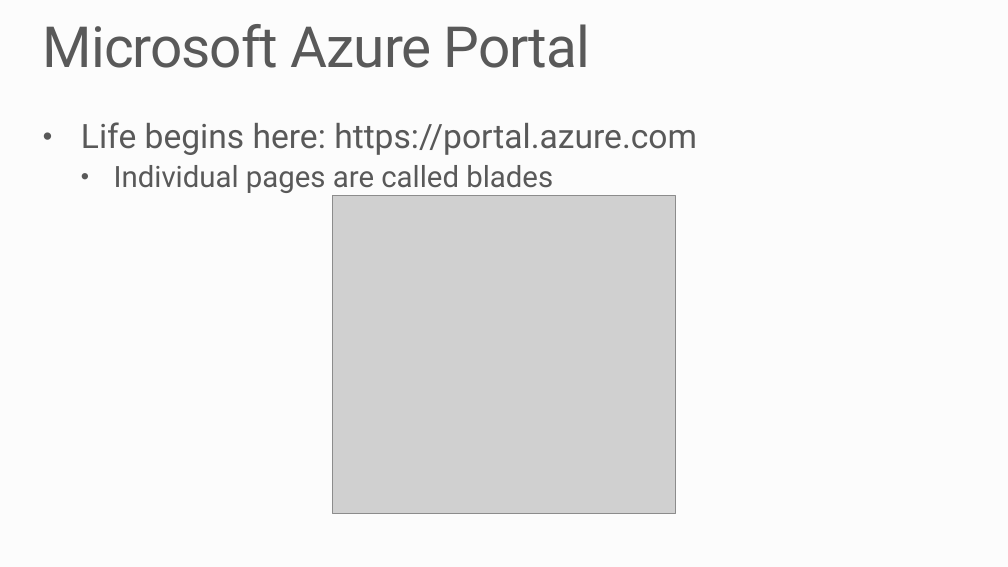
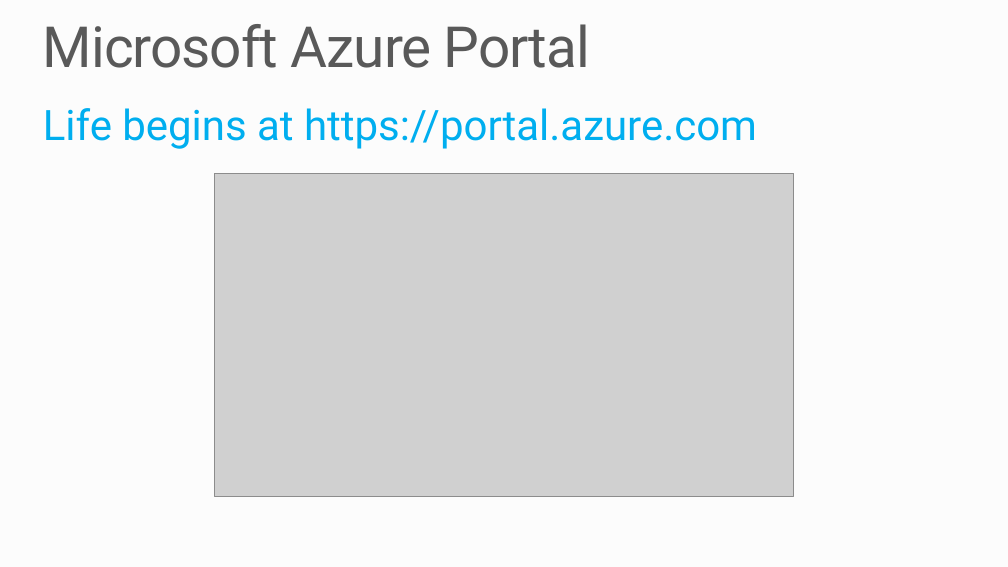
Before and after one commit to MSRConnections/Azure-training-course, a slide deck: slide 15 of Content/Introduction/Azure Overview.pptx. Drawn at 1008x567 pixels with LibreOffice and Linux fonts; fonts in the diff are those of the drawing; grey boxes stand for pictures; background and template pictures are left out. Boxes give left, top, right and bottom in pixels: in the first picture for what was removed or moved away, otherwise in the second. Text is boxed around its words. In the diff, an @@ line names an element or a change of style, - is before the commit and + after.

```diff
--- a/Content/Introduction/Azure Overview.pptx
+++ b/Content/Introduction/Azure Overview.pptx
@@ text at (43, 108, 757, 149): text changed; size 32 to 40 pt; text colour #595959 to #00AEEF @@
-• Life begins here: https://portal.azure.com
-  • Individual pages are called blades
+Life begins at https://portal.azure.com
@@ picture: place and size @@
-picture at (333, 196, 675, 514)
+picture at (214, 173, 794, 496)
```
Also in this commit, not shown: 7 other slides changed, 1 slide added, 3 slides removed.
